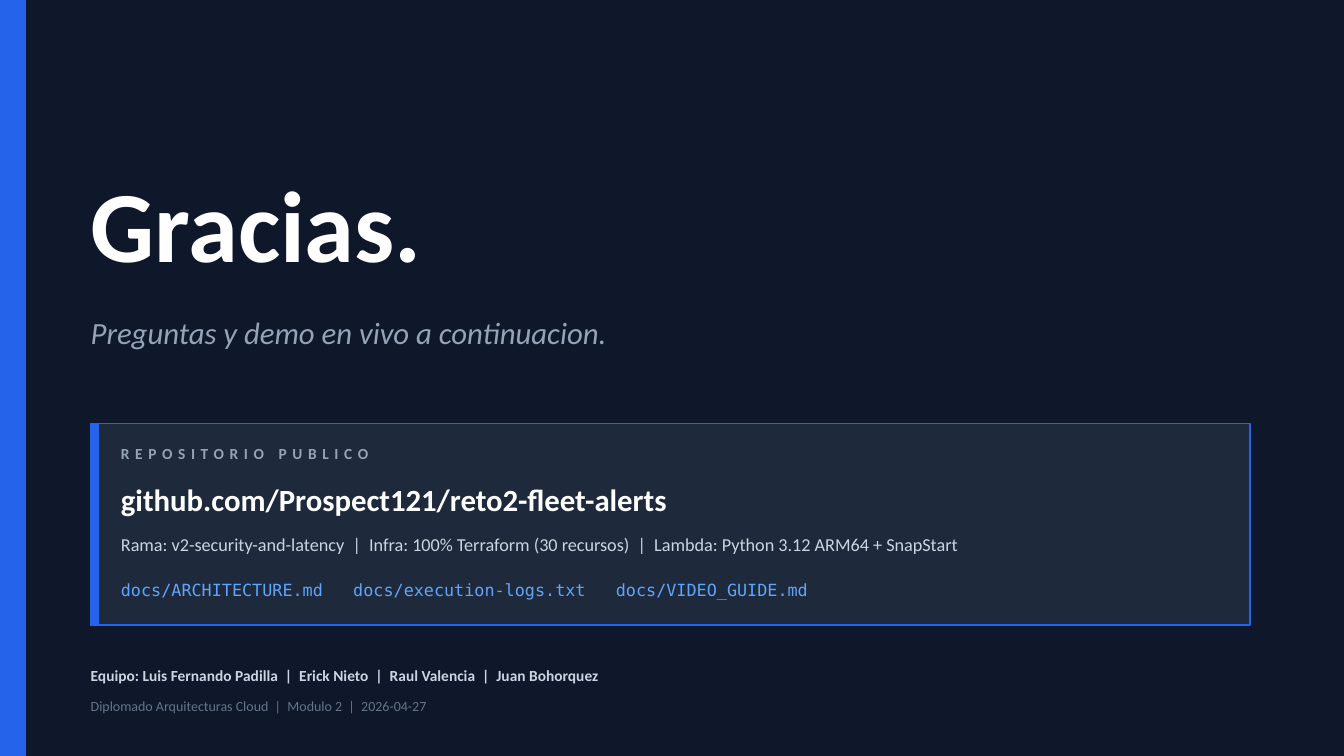
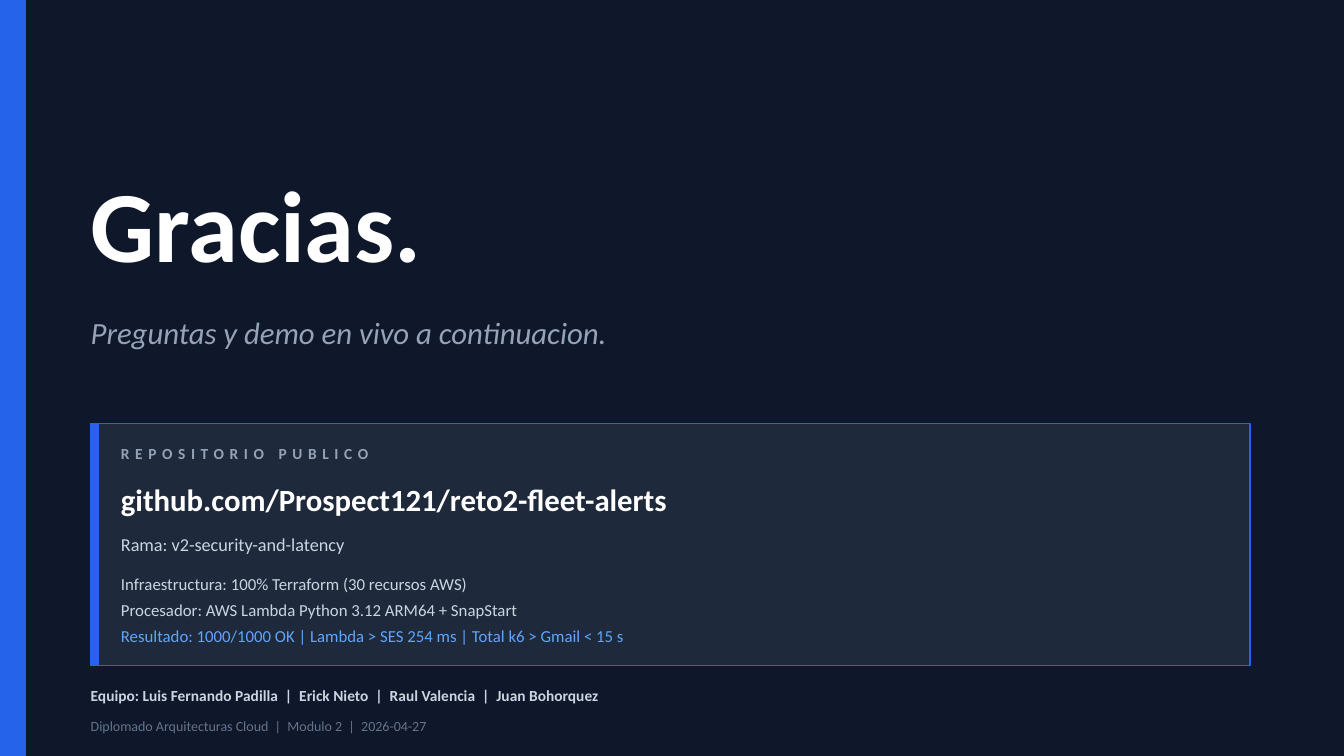
Before and after one commit to Prospect121/reto2-fleet-alerts, a slide deck: slide 10 of docs/Reto2-Presentacion.pptx. Drawn at 1344x756 pixels with LibreOffice and Linux fonts; fonts in the diff are those of the drawing. Boxes give left, top, right and bottom in pixels: in the first picture for what was removed or moved away, otherwise in the second. Text is boxed around its words. In the diff, an @@ line names an element or a change of style, - is before the commit and + after.

```diff
--- a/docs/Reto2-Presentacion.pptx
+++ b/docs/Reto2-Presentacion.pptx
@@ rectangle resized from (x1=91, y1=423, x2=1250, y2=625) to (x1=91, y1=423, x2=1250, y2=665) @@
@@ rectangle resized from (x1=91, y1=423, x2=99, y2=625) to (x1=91, y1=423, x2=99, y2=665) @@
@@ text at (x1=121, y1=538, x2=345, y2=554): text changed @@
-Rama: v2-security-and-latency | Infra: 100% Terraform (30 recursos) | Lambda: Python 3.12 ARM64 + SnapStart
+Rama: v2-security-and-latency
@@ text at (x1=121, y1=578, x2=624, y2=643): text changed; font DejaVu Sans Mono to Calibri; text colour #60A5FA to #CBD5E1 @@
-docs/ARCHITECTURE.md docs/execution-logs.txt docs/VIDEO_GUIDE.md
+Infraestructura: 100% Terraform (30 recursos AWS)
+Procesador: AWS Lambda Python 3.12 ARM64 + SnapStart
+Resultado: 1000/1000 OK | Lambda > SES 254 ms | Total k6 > Gmail < 15 s
@@ text "Equipo: Luis Fernando Padilla | ..." moved from (x1=91, y1=670, x2=598, y2=684) to (x1=91, y1=690, x2=598, y2=704) @@
@@ text "Diplomado Arquitecturas Cloud | Modulo ..." moved from (x1=91, y1=701, x2=426, y2=713) to (x1=91, y1=721, x2=426, y2=733) @@
```
Also in this commit, not shown: 1 other slide changed, 1 other file.
